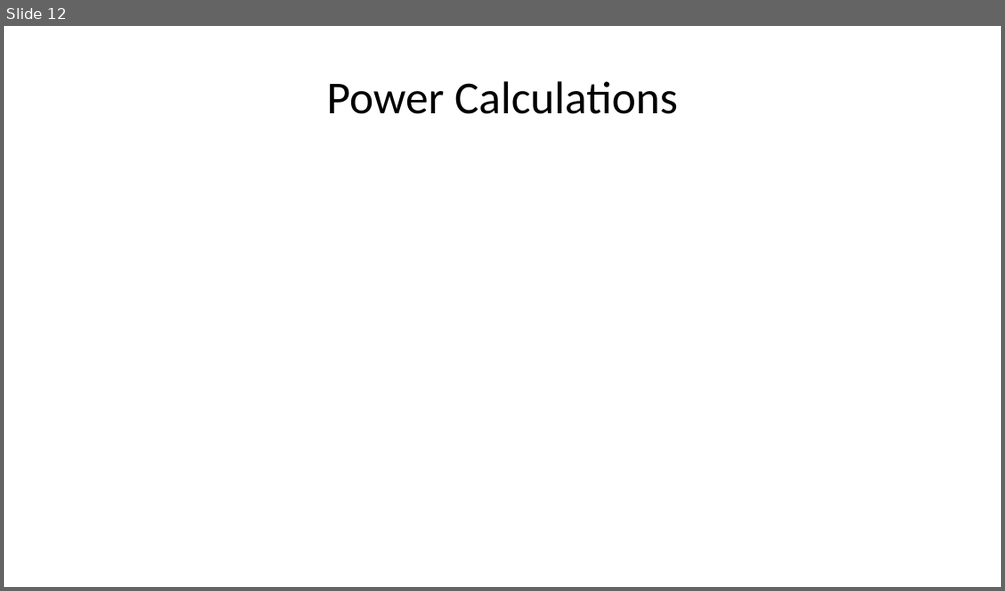
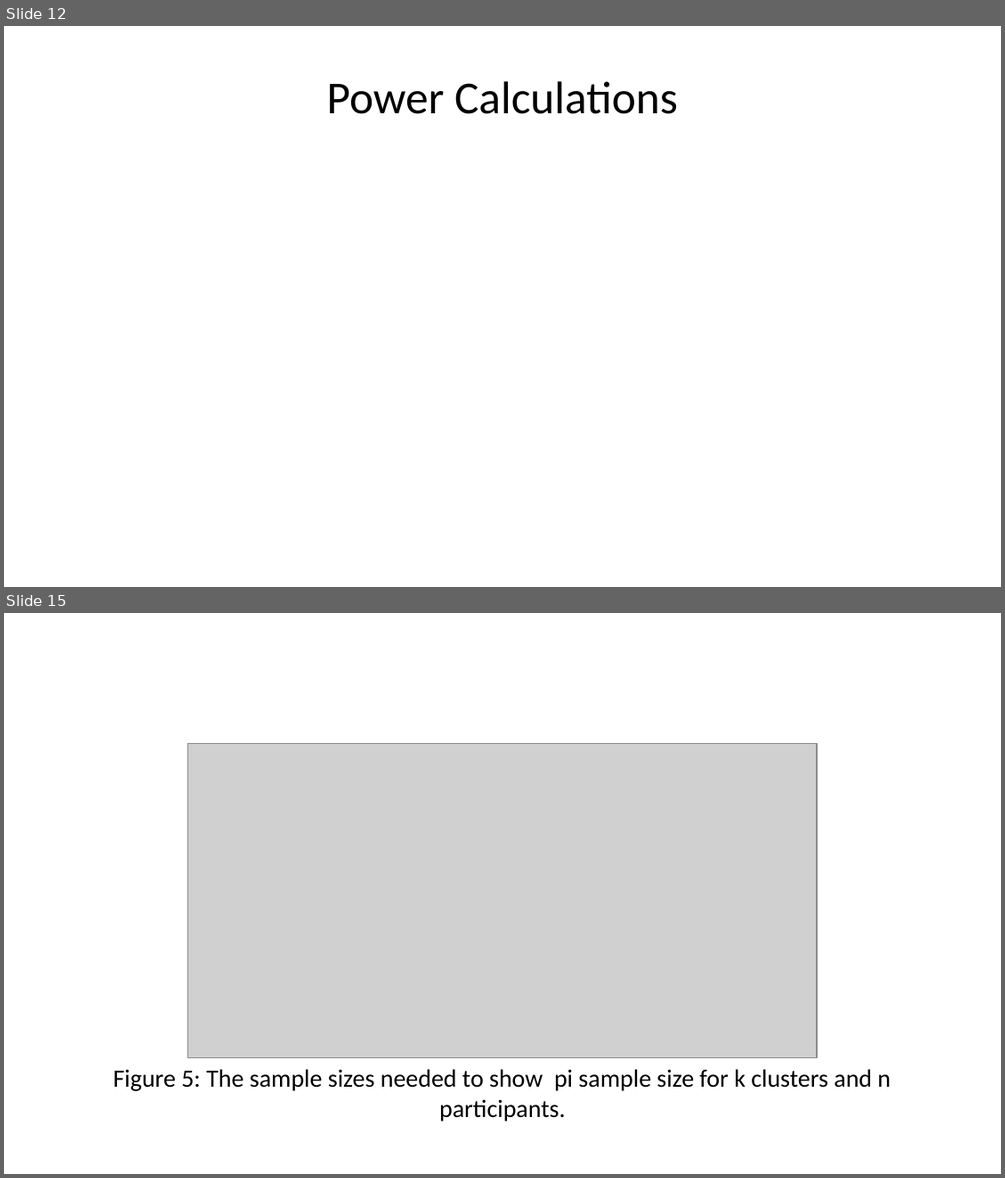
Before and after one commit to malkuzweny/DengueMMED, a slide deck: Dengue_report.pptx. Shown one above the other, each under a label of ours: slide 12 before the commit, slides 12 and 15 after it; the slides between them are not shown. The pictures are 1005x591 and 1005x1178 pixels, drawn with LibreOffice and Linux fonts; fonts in the diff are those of the drawing; grey boxes stand for pictures. Boxes give left, top, right and bottom in pixels: in the first picture for what was removed or moved away, otherwise in the second. Text is boxed around its words. In the diff, an @@ line names an element or a change of style, - is before the commit and + after.

```diff
--- a/Dengue_report.pptx
+++ b/Dengue_report.pptx
@@ slide 15 added at (4,613,1001,1174), background #FFFFFF @@
@@ picture added at (188,744,817,1058) @@
@@ text added at (113,1069,890,1121), 18 pt, text #000000 @@
+Figure 5: The sample sizes needed to show pi sample size for k clusters and n participants.
```
Also in this commit, not shown: 8 slides changed, 3 other slides added, 1 slide removed, 12 other files.
